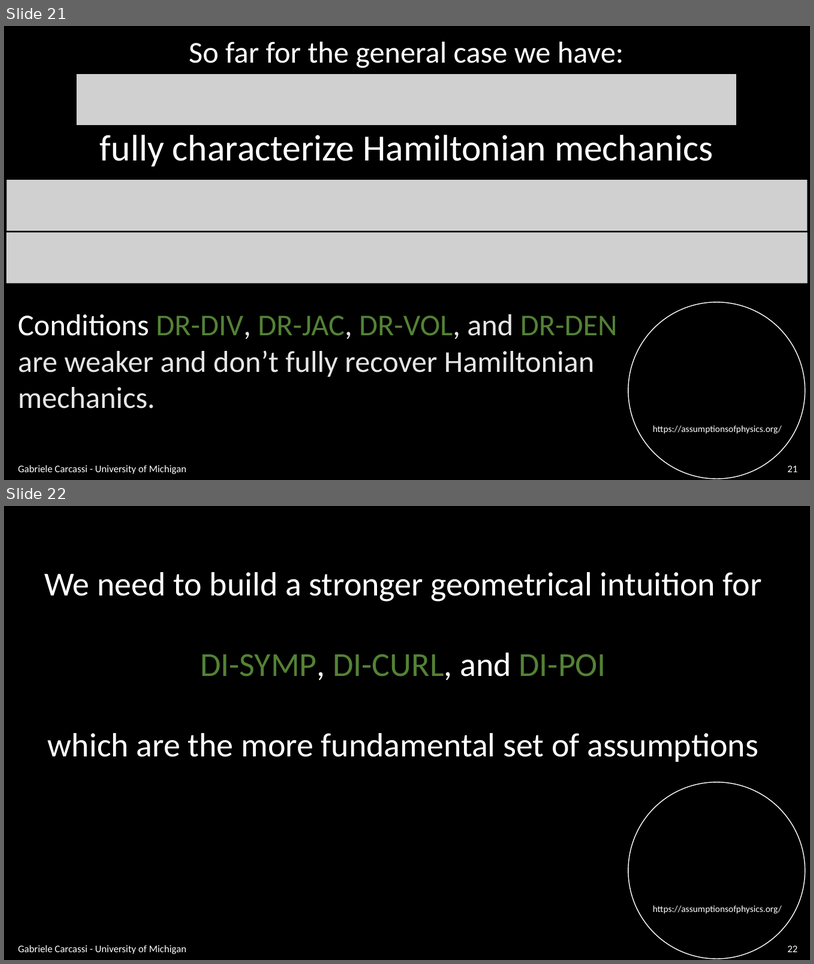
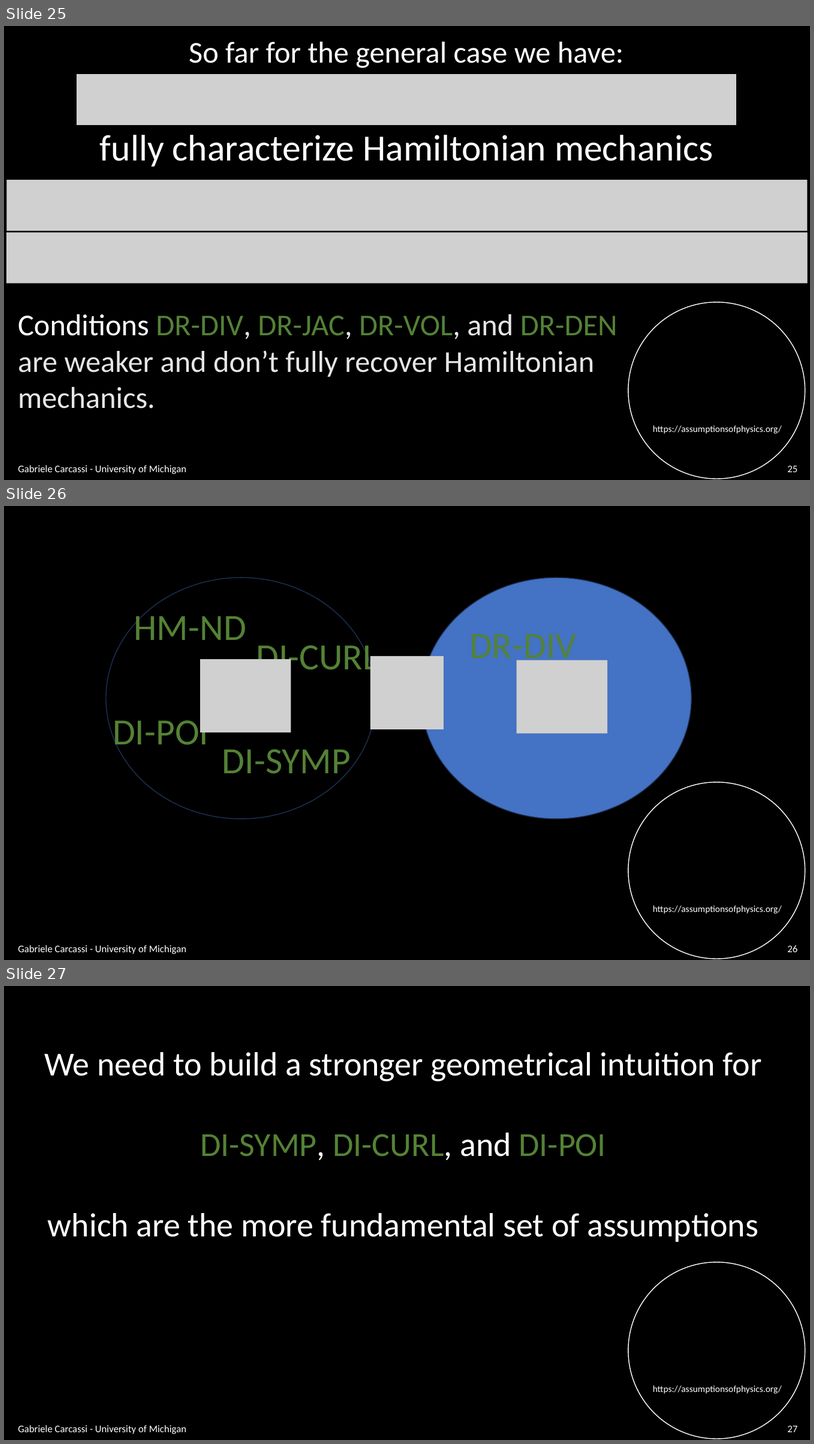
Before and after one commit to assumptionsofphysics/slides, a slide deck: BookCompanions-v2/RP-Class-4.pptx. Shown one above the other, each under a label of ours: slides 21 and 22 before the commit, slides 25, 26 and 27 after it. The pictures are 814x964 and 814x1444 pixels, drawn with LibreOffice and Linux fonts; fonts in the diff are those of the drawing; grey boxes stand for pictures; background and template pictures are left out. Boxes give left, top, right and bottom in pixels: in the first picture for what was removed or moved away, otherwise in the second. Text is boxed around its words. In the diff, an @@ line names an element or a change of style, - is before the commit and + after.

```diff
--- a/BookCompanions-v2/RP-Class-4.pptx
+++ b/BookCompanions-v2/RP-Class-4.pptx
@@ slide 26 added at box(4, 506, 810, 960), background #000000; not listed: 2 template elements that a slide beside it also shows @@
@@ ellipse added at box(106, 577, 377, 819), outline #1E3256 1 pt @@
@@ ellipse added at box(422, 577, 692, 819), fill #4472C4, outline #1E3256 1 pt @@
@@ text added at box(134, 609, 246, 640), 44 pt, text #548235 @@
+HM-ND
@@ text added at box(256, 639, 378, 678), 44 pt, text #548235 @@
+DI-CURL
@@ text added at box(470, 634, 576, 667), 44 pt, text #548235 @@
+DR-DIV
@@ picture added at box(200, 659, 291, 732) @@
@@ picture added at box(371, 656, 444, 729) @@
@@ picture added at box(517, 660, 608, 733) @@
@@ text added at box(113, 714, 209, 753), 44 pt, text #548235 @@
+DI-POI
@@ text added at box(222, 749, 351, 782), 44 pt, text #548235 @@
+DI-SYMP
@@ text added at box(18, 945, 186, 954), 12 pt, text #FFFFFF @@
+Gabriele Carcassi - University of Michigan
@@ page number added at box(788, 945, 798, 952), 12 pt, text #FFFFFF @@
+26
@@ what was slide 21 is now slide 25 @@
@@ page number at box(788, 465, 798, 472): text changed @@
-21
+25
@@ what was slide 22 is now slide 27 @@
@@ page number at box(788, 1425, 798, 1432): text changed @@
-22
+27
```
Also in this commit, not shown: 4 slides changed, 6 other slides added.
